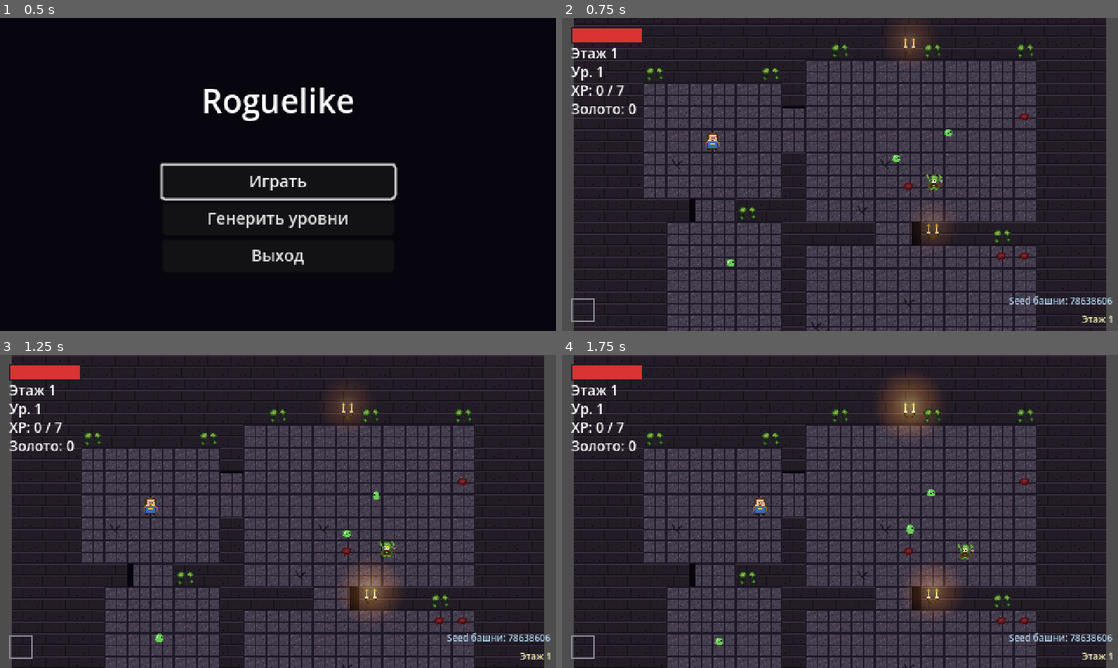
Above: before the commit, frames 1-4 (two rows, left to right).
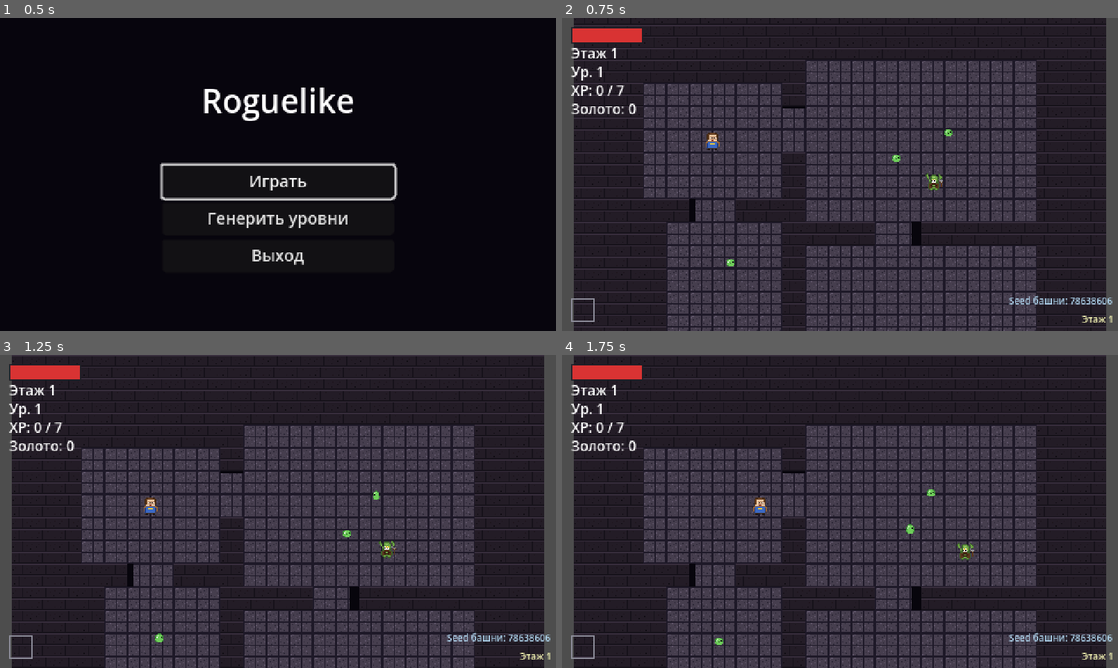
Above: after the commit, the same moments.

Repository: slartus/roguelike-game
Game: Godot game, scene res://scenes/ui/title_screen.tscn
Two runs of this game, one before a commit and one after it. Both use one fixed random seed, a clock stepped at 60 frames per second and the inputs below.
Inputs (mouse positions are in pixels of both pictures, inside the frame that each line leads up to):
- Up to frame 1 (0.5 s): no input
- Up to frame 2 (0.75 s): click "Играть" at 0.5 s
- Up to frame 3 (1.25 s): no input
- Up to frame 4 (1.75 s): tap Enter (ui_accept) at 1.25, 1.52 s; move the mouse to (962, 495) at 1.27 s; press the mouse at (962, 495) at 1.28 s; hold D (move_right) from 1.28 s (still down)

Frame 1 is identical in both runs. In frame 2, 1.4% of the frame differs, in the area x 15-85%, y 1-100%; in frame 3, 2.3%; in frame 4, 3.0%, in the area x 15-85%, y 7-100%.

Commit message:
feat(dungeon): add themed decor for tower room roles
Milestone 3 плана tower_floor_generation. Новый helper DecorProfiles:
decor_profile_for_room(role, zone) возвращает {floor: [...], wall: [...]}
со списком разрешённых типов декора. floor.gd теперь читает layout
room_infos, определяет к какой комнате принадлежит tile, и берёт
профиль этой комнаты.

Ключевой инвариант: в верхних зонах (tower_top / residential /
technical) cave-only декор (mold/crack/blood/candle/bones/rubble)
фильтруется через _strip_cave_only. Даже ruined_room в tower_top
не выдаст мох — жилые этажи больше не выглядят как пещеры.

Real спрайты пока только для cave-декора; residential/technical
профили существуют как контракт под будущие ассеты.

test_floor_decor обновлён на deep floor 16 (basement, где cave-декор
разрешён). Новый test_floor_decor_zones — integration проверка что
tower_top/residential/technical не получают cave-декор, а basement/
caves — получают.

Co-Authored-By: Claude Opus 4.7 (1M context) <noreply@anthropic.com>

Diff:
--- /dev/null
+++ b/scenes/dungeon/decor_profiles.gd
@@ -0,0 +1,123 @@
+class_name DecorProfiles
+extends RefCounted
+
+# Тематические профили декора по (role, zone). Профиль возвращает
+# Dictionary с массивами разрешённых типов декора для стен и пола.
+# Floor.gd читает `layout.zone` и `room_infos[i].role`, находит tile
+# внутри room'а и берёт профиль этой комнаты — если tile вне комнат
+# (в коридоре / промежутке между rooms) → берётся zone-level профиль.
+#
+# Ключевой инвариант v1: cave/mold/crack/blood/candle style ограничен
+# нижними зонами (lower_tower/basement/caves) и разрушенными ролями
+# (ruined_room, cave_chamber). Верхние зоны (tower_top/residential/
+# technical) не используют cave-only декор — иначе жилые этажи
+# ощущаются как пещеры уже с floor 1.
+
+# --- Типы декора (стабильные строки для контракта) --------------------------
+const DECOR_MOLD := "mold"
+const DECOR_CRACK := "crack"
+const DECOR_BLOOD := "blood"
+const DECOR_CANDLE := "candle"
+# Placeholder'ы для верхних зон — фактических спрайтов пока нет,
+# floor.gd может просто пропустить их или отрисовать простой цветной
+# Polygon2D. Важно, что они существуют в контракте, чтобы docs и тесты
+# могли на них смотреть.
+const DECOR_BED := "bed"
+const DECOR_WARDROBE := "wardrobe"
+const DECOR_SMALL_TABLE := "small_table"
+const DECOR_BOOKSHELF := "bookshelf"
+const DECOR_RUG := "rug"
+const DECOR_CHAIR := "chair"
+const DECOR_CABINET := "cabinet"
+const DECOR_PIPE := "pipe"
+const DECOR_VALVE := "valve"
+const DECOR_VENT := "vent"
+const DECOR_SWITCH_BOX := "switch_box"
+const DECOR_BOILER := "boiler"
+const DECOR_MACHINE_BLOCK := "machine_block"
+const DECOR_CABLE_BUNDLE := "cable_bundle"
+const DECOR_CRATE := "crate"
+const DECOR_BARREL := "barrel"
+const DECOR_SACK := "sack"
+const DECOR_SHELF := "shelf"
+const DECOR_BROKEN_FURNITURE := "broken_furniture"
+const DECOR_BONES := "bones"
+const DECOR_STONE_RUBBLE := "stone_rubble"
+
+# Все cave-only типы. Они запрещены в верхних зонах.
+const CAVE_ONLY_DECOR := [DECOR_MOLD, DECOR_CRACK, DECOR_BLOOD, DECOR_CANDLE, DECOR_BONES, DECOR_STONE_RUBBLE]
+# Верхние зоны — в них cave-only декор запрещён даже если роль (например
+# ruined_room в tower_top) технически бы его предлагала. Ключевой
+# инвариант M3: жилые/технические этажи не выглядят как пещеры.
+const NO_CAVE_ZONES := ["tower_top", "residential", "technical"]
+
+# --- Профили по ролям -----------------------------------------------------
+# floor: типы декора, ставящиеся на пол.
+# wall: типы декора, ставящиеся на стены.
+const ROLE_PROFILES := {
+	"bedroom": {"floor": [DECOR_RUG, DECOR_SMALL_TABLE], "wall": [DECOR_BED, DECOR_WARDROBE]},
+	"living_room": {"floor": [DECOR_RUG, DECOR_SMALL_TABLE, DECOR_CHAIR], "wall": [DECOR_CABINET, DECOR_BOOKSHELF]},
+	"kitchen": {"floor": [DECOR_SMALL_TABLE, DECOR_CHAIR], "wall": [DECOR_CABINET, DECOR_SHELF]},
+	"study": {"floor": [DECOR_SMALL_TABLE, DECOR_CHAIR], "wall": [DECOR_BOOKSHELF, DECOR_CABINET]},
+	"small_room": {"floor": [DECOR_CHAIR], "wall": [DECOR_CABINET]},
+	"storage": {"floor": [DECOR_CRATE, DECOR_BARREL, DECOR_SACK], "wall": [DECOR_SHELF]},
+	"warehouse": {"floor": [DECOR_CRATE, DECOR_BARREL], "wall": [DECOR_SHELF]},
+	"machine_room": {"floor": [DECOR_MACHINE_BLOCK, DECOR_VALVE], "wall": [DECOR_PIPE, DECOR_CABLE_BUNDLE]},
+	"boiler_room": {"floor": [DECOR_BOILER, DECOR_VALVE], "wall": [DECOR_PIPE, DECOR_VENT]},
+	"switch_room": {"floor": [DECOR_SWITCH_BOX], "wall": [DECOR_CABLE_BUNDLE, DECOR_VENT]},
+	"corridor": {"floor": [], "wall": [DECOR_PIPE, DECOR_VENT]},
+	"basement_cell": {"floor": [DECOR_CRACK, DECOR_STONE_RUBBLE], "wall": [DECOR_MOLD, DECOR_CANDLE]},
+	"ruined_room": {"floor": [DECOR_CRACK, DECOR_BROKEN_FURNITURE, DECOR_STONE_RUBBLE], "wall": [DECOR_MOLD, DECOR_CANDLE]},
+	"cave_chamber": {"floor": [DECOR_CRACK, DECOR_STONE_RUBBLE, DECOR_BONES, DECOR_BLOOD], "wall": [DECOR_MOLD]},
+	"treasure_room": {"floor": [DECOR_CRATE, DECOR_RUG], "wall": [DECOR_CANDLE, DECOR_SHELF]},
+	"entrance": {"floor": [], "wall": []},
+	"exit_core": {"floor": [], "wall": []},
+	"boss_arena": {"floor": [], "wall": []},
+}
+
+# Fallback для комнаты без явного профиля — берём zone-level.
+const ZONE_FALLBACK_PROFILES := {
+	"tower_top": {"floor": [], "wall": []},
+	"residential": {"floor": [], "wall": []},
+	"technical": {"floor": [], "wall": [DECOR_PIPE]},
+	"lower_tower": {"floor": [DECOR_CRACK], "wall": [DECOR_MOLD]},
+	"basement": {"floor": [DECOR_CRACK, DECOR_STONE_RUBBLE], "wall": [DECOR_MOLD, DECOR_CANDLE]},
+	"caves": {"floor": [DECOR_CRACK, DECOR_STONE_RUBBLE, DECOR_BLOOD], "wall": [DECOR_MOLD]},
+}
+
+# --- API -------------------------------------------------------------------
+
+static func decor_profile_for_room(role: String, zone: String) -> Dictionary:
+	# Явный role profile приоритетнее zone fallback. Ruined_room и
+	# т.п. cave-содержащие роли могут попасть в верхние зоны из ZONE_ROLE_POOL —
+	# в этом случае фильтруем cave-only декор, иначе жилой этаж внезапно
+	# покроется мхом и трещинами.
+	var raw: Dictionary = ROLE_PROFILES.get(role, ZONE_FALLBACK_PROFILES.get(zone, {"floor": [], "wall": []}))
+	if not NO_CAVE_ZONES.has(zone):
+		return raw
+	return _strip_cave_only(raw)
+
+static func _strip_cave_only(profile: Dictionary) -> Dictionary:
+	var stripped := {"floor": [], "wall": []}
+	for decor in profile.get("floor", []):
+		if not CAVE_ONLY_DECOR.has(decor):
+			stripped.floor.append(decor)
+	for decor in profile.get("wall", []):
+		if not CAVE_ONLY_DECOR.has(decor):
+			stripped.wall.append(decor)
+	return stripped
+
+# Fallback для tile вне rooms (коридоры, промежутки между комнатами):
+# берём zone-level профиль без role-специфики.
+static func decor_profile_for_zone(zone: String) -> Dictionary:
+	return ZONE_FALLBACK_PROFILES.get(zone, {"floor": [], "wall": []})
+
+# Проверка что декор допустим в данной комнате: используется в тестах
+# и integration-фильтре floor.gd, чтобы cave-only не проскочил в
+# residential.
+static func is_decor_allowed_in_room(decor_type: String, role: String, zone: String) -> bool:
+	var profile := decor_profile_for_room(role, zone)
+	var all_allowed: Array = []
+	all_allowed.append_array(profile.get("floor", []))
+	all_allowed.append_array(profile.get("wall", []))
+	return all_allowed.has(decor_type)
--- a/scenes/dungeon/floor.gd
+++ b/scenes/dungeon/floor.gd
@@ -206,8 +206,16 @@
 
 func _place_decor(seed_value: int) -> void:
 	# Декор — чисто визуальные Sprite2D без коллизии. Раскладывается
-	# детерминированно по seed этажа: тот же tower_seed → та же плесень
-	# и те же канделябры при повторном забеге.
+	# детерминированно по seed этажа: тот же tower_seed → тот же декор
+	# при повторном забеге.
+	#
+	# Начиная с M3 tower_floor_generation: тип декора зависит от
+	# профиля комнаты (RoomRoles / DecorProfiles). Cave-only mold/crack/
+	# blood/candle ставятся только в тех комнатах и зонах, где их
+	# разрешает профиль — верхние этажи (residential/technical) их
+	# больше не показывают, иначе жилые уровни ощущаются как пещеры.
+	# Реальных спрайтов для residential/technical пока нет — эти типы
+	# в профилях остаются как контракт, но floor.gd их не рисует.
 	var rng := RandomNumberGenerator.new()
 	rng.seed = seed_value * 31 + 7
 	var bounds := layout.floor_bounds
@@ -216,6 +224,9 @@
 	for row in rows:
 		for col in cols:
 			var tile_center := Vector2i(col * TILE_SIZE + TILE_SIZE / 2, row * TILE_SIZE + TILE_SIZE / 2)
+			var profile := _decor_profile_at(tile_center)
+			var wall_types: Array = profile.get("wall", [])
+			var floor_types: Array = profile.get("floor", [])
 			if _is_wall_at(tile_center):
 				# Настенный декор ставим только на стены, обращённые
 				# «лицом» в комнату — тайл сверху с полом ниже.
@@ -226,16 +237,28 @@
 				if not below_is_floor:
 					continue
 				var roll := rng.randf()
-				if roll < CANDLE_CHANCE:
+				if wall_types.has(DecorProfiles.DECOR_CANDLE) and roll < CANDLE_CHANCE:
 					_spawn_candle(Vector2(tile_center) + Vector2(0, -1))
-				elif roll < CANDLE_CHANCE + MOLD_CHANCE:
+				elif wall_types.has(DecorProfiles.DECOR_MOLD) and roll < CANDLE_CHANCE + MOLD_CHANCE:
 					_spawn_decor(MOLD_TEXTURE, Vector2(tile_center) + Vector2(0, 2))
 			else:
 				var roll := rng.randf()
-				if roll < CRACK_CHANCE:
+				if floor_types.has(DecorProfiles.DECOR_CRACK) and roll < CRACK_CHANCE:
 					_spawn_decor(FLOOR_CRACK_TEXTURE, Vector2(tile_center))
-				elif roll < CRACK_CHANCE + BLOOD_CHANCE:
+				elif floor_types.has(DecorProfiles.DECOR_BLOOD) and roll < CRACK_CHANCE + BLOOD_CHANCE:
 					_spawn_decor(FLOOR_BLOOD_TEXTURE, Vector2(tile_center))
+
+func _decor_profile_at(tile_center: Vector2i) -> Dictionary:
+	# Ищем комнату, содержащую tile. Если нашли — используем её role
+	# profile (M3 room-aware декор). Иначе (коридоры, промежутки) —
+	# берём zone-fallback профиль.
+	if layout.room_infos.is_empty():
+		return DecorProfiles.decor_profile_for_zone(layout.zone)
+	for info in layout.room_infos:
+		var room: Rect2i = layout.rooms[info.room_index]
+		if room.has_point(tile_center):
+			return DecorProfiles.decor_profile_for_room(info.role, info.zone)
+	return DecorProfiles.decor_profile_for_zone(layout.zone)
 
 func _spawn_decor(texture: Texture2D, at: Vector2) -> void:
 	var sprite := Sprite2D.new()
--- /dev/null
+++ b/test/unit/test_decor_profiles.gd
@@ -0,0 +1,115 @@
+extends GutTest
+
+# DecorProfiles v1:
+# - decor_profile_for_room по role/zone возвращает correct floor/wall списки;
+# - cave-only декор (mold/crack/blood/candle/bones/stone_rubble) не
+#   допускается в верхних зонах (residential/technical/tower_top);
+# - fallback на zone-профиль когда role не в ROLE_PROFILES;
+# - в нижних зонах cave декор разрешён.
+
+func test_bedroom_profile_uses_residential_decor() -> void:
+	var profile := DecorProfiles.decor_profile_for_room("bedroom", "residential")
+	var all_types: Array = []
+	all_types.append_array(profile.floor)
+	all_types.append_array(profile.wall)
+	# Ключевые residential предметы должны быть.
+	assert_true(all_types.has(DecorProfiles.DECOR_BED),
+		"bedroom должен содержать bed")
+	# И cave-only не должно быть.
+	for cave_decor in DecorProfiles.CAVE_ONLY_DECOR:
+		assert_false(all_types.has(cave_decor),
+			"bedroom НЕ должен содержать cave-only декор %s" % cave_decor)
+
+func test_machine_room_profile_uses_technical_decor() -> void:
+	var profile := DecorProfiles.decor_profile_for_room("machine_room", "technical")
+	var all_types: Array = []
+	all_types.append_array(profile.floor)
+	all_types.append_array(profile.wall)
+	assert_true(all_types.has(DecorProfiles.DECOR_MACHINE_BLOCK) or all_types.has(DecorProfiles.DECOR_PIPE),
+		"machine_room должен содержать pipe или machine_block")
+	for cave_decor in DecorProfiles.CAVE_ONLY_DECOR:
+		assert_false(all_types.has(cave_decor),
+			"machine_room НЕ должен содержать cave-only декор %s" % cave_decor)
+
+func test_cave_chamber_profile_allows_cave_decor() -> void:
+	var profile := DecorProfiles.decor_profile_for_room("cave_chamber", "caves")
+	var all_types: Array = []
+	all_types.append_array(profile.floor)
+	all_types.append_array(profile.wall)
+	# В cave-chamber хотя бы один тип из cave-only набора должен быть —
+	# иначе визуал пещеры теряется.
+	var has_cave := false
+	for cave_decor in DecorProfiles.CAVE_ONLY_DECOR:
+		if all_types.has(cave_decor):
+			has_cave = true
+			break
+	assert_true(has_cave, "cave_chamber должен использовать cave-декор")
+
+func test_residential_zone_fallback_has_no_cave_decor() -> void:
+	# Комната неизвестной роли в residential zone → zone fallback.
+	# Он не должен предлагать mold/crack/candle.
+	var profile := DecorProfiles.decor_profile_for_zone("residential")
+	var all_types: Array = []
+	all_types.append_array(profile.floor)
+	all_types.append_array(profile.wall)
+	for cave_decor in DecorProfiles.CAVE_ONLY_DECOR:
+		assert_false(all_types.has(cave_decor),
+			"residential zone fallback НЕ должен содержать %s" % cave_decor)
+
+func test_tower_top_zone_fallback_has_no_cave_decor() -> void:
+	var profile := DecorProfiles.decor_profile_for_zone("tower_top")
+	var all_types: Array = []
+	all_types.append_array(profile.floor)
+	all_types.append_array(profile.wall)
+	for cave_decor in DecorProfiles.CAVE_ONLY_DECOR:
+		assert_false(all_types.has(cave_decor),
+			"tower_top zone fallback НЕ должен содержать %s" % cave_decor)
+
+func test_caves_zone_fallback_allows_cave_decor() -> void:
+	var profile := DecorProfiles.decor_profile_for_zone("caves")
+	var all_types: Array = []
+	all_types.append_array(profile.floor)
+	all_types.append_array(profile.wall)
+	var has_cave := false
+	for cave_decor in DecorProfiles.CAVE_ONLY_DECOR:
+		if all_types.has(cave_decor):
+			has_cave = true
+			break
+	assert_true(has_cave, "caves zone fallback должен предлагать cave декор")
+
+func test_unknown_role_falls_back_to_zone_profile() -> void:
+	# Не зарегистрированная роль в residential zone → zone fallback,
+	# не пустой хардкод.
+	var profile := DecorProfiles.decor_profile_for_room("nonexistent_role", "residential")
+	var fallback := DecorProfiles.decor_profile_for_zone("residential")
+	assert_eq(profile.floor, fallback.floor)
+	assert_eq(profile.wall, fallback.wall)
+
+func test_is_decor_allowed_positive_case() -> void:
+	assert_true(DecorProfiles.is_decor_allowed_in_room(
+		DecorProfiles.DECOR_BED, "bedroom", "residential"),
+		"bed разрешён в bedroom")
+
+func test_is_decor_allowed_negative_case_cave_in_residential() -> void:
+	assert_false(DecorProfiles.is_decor_allowed_in_room(
+		DecorProfiles.DECOR_MOLD, "bedroom", "residential"),
+		"mold НЕ разрешён в bedroom (residential)")
+
+func test_entrance_and_exit_have_empty_profiles() -> void:
+	# Регресс: у выхода/входа декор пустой, чтобы не блокировать критические
+	# точки start/exit визуально.
+	var entrance := DecorProfiles.decor_profile_for_room("entrance", "residential")
+	var exit_core := DecorProfiles.decor_profile_for_room("exit_core", "residential")
+	assert_true(entrance.floor.is_empty() and entrance.wall.is_empty(),
+		"entrance профиль пустой")
+	assert_true(exit_core.floor.is_empty() and exit_core.wall.is_empty(),
+		"exit_core профиль пустой")
+
+func test_treasure_room_profile_hints_at_loot() -> void:
+	# treasure_room должен визуально отличаться — минимум наличие crate/candle.
+	var profile := DecorProfiles.decor_profile_for_room("treasure_room", "residential")
+	var all_types: Array = []
+	all_types.append_array(profile.floor)
+	all_types.append_array(profile.wall)
+	assert_true(all_types.has(DecorProfiles.DECOR_CRATE) or all_types.has(DecorProfiles.DECOR_CANDLE),
+		"treasure_room должен визуально сигналить о сокровищах")
--- a/test/unit/test_floor_decor.gd
+++ b/test/unit/test_floor_decor.gd
@@ -2,8 +2,16 @@
 
 # Декор пола/стен (плесень, канделябры, трещины, кровяные пятна)
 # добавляется в отдельный узел DecorRoot как Sprite2D без коллизии.
+#
+# С M3 tower_floor_generation: cave-декор ставится только там, где
+# зона/роль его разрешает. Тесты используют глубокие этажи (basement
+# zone, floor 15) — на них mold/crack/candle обязаны появляться.
+# Верхние residential/technical этажи — под тем же декор-путём, но
+# профиль пустой, поэтому декор не спавнится (см. test_decor_profiles.gd
+# и test_floor_decor_zones.gd).
+#
 # Контракт:
-# 1. на достаточно большом этаже хотя бы один декор появляется;
+# 1. на deep этаже хотя бы один cave-декор появляется;
 # 2. размещение детерминировано от seed — тот же tower_seed / floor
 #    даёт то же самое расположение;
 # 3. декор не пересекается с проходимой геометрией: floor-декали лежат
@@ -44,17 +52,17 @@
 	items.sort()
 	return items
 
-func test_decor_root_exists_and_populates_for_typical_floor() -> void:
-	# На типичном 4-м этаже (footprint 460×320, много стен, много пола)
-	# что-нибудь из декора обязано выпасть — иначе feature мёртвая.
-	var floor_node := _instantiate_floor(123456, 4)
+func test_decor_root_exists_and_populates_for_deep_floor() -> void:
+	# Basement zone (floor 15-18) — mold/candle/crack разрешены.
+	# Взято floor 16 чтобы точно попасть в basement, не boss.
+	var floor_node := _instantiate_floor(123456, 16)
 	assert_gt(_decor_root(floor_node).get_child_count(), 0,
-		"на среднем этаже должен быть хотя бы один декор")
+		"на deep этаже (basement) должен быть хотя бы один декор")
 
 func test_decor_placement_is_deterministic_for_same_seed() -> void:
-	var floor_a := _instantiate_floor(987654, 3)
+	var floor_a := _instantiate_floor(987654, 16)
 	var sig_a := _decor_signature(floor_a)
-	var floor_b := _instantiate_floor(987654, 3)
+	var floor_b := _instantiate_floor(987654, 16)
 	var sig_b := _decor_signature(floor_b)
 	assert_eq(sig_a, sig_b,
 		"один и тот же seed должен давать одинаковую раскладку декора")
@@ -62,8 +70,8 @@
 func test_decor_differs_between_seeds() -> void:
 	# Разные seed'ы должны давать хотя бы немного разную раскладку —
 	# иначе декор ощущается статичным.
-	var floor_a := _instantiate_floor(111, 4)
-	var floor_b := _instantiate_floor(222, 4)
+	var floor_a := _instantiate_floor(111, 16)
+	var floor_b := _instantiate_floor(222, 16)
 	assert_ne(_decor_signature(floor_a), _decor_signature(floor_b),
 		"разные seed'ы должны давать разные раскладки декора")
 
@@ -71,7 +79,7 @@
 	# Floor 4 — обычный этаж с достаточным числом candidate-тайлов;
 	# boss-этаж (кратный 5) даёт слишком мало стен «в комнату», и
 	# whitelist прошёл бы вакуумно на пустом наборе декалей.
-	var floor_node := _instantiate_floor(42, 4)
+	var floor_node := _instantiate_floor(42, 16)
 	var expected := [
 		MoldTexture, CandleTexture, CrackTexture, BloodTexture,
 	]
--- /dev/null
+++ b/test/unit/test_floor_decor_zones.gd
@@ -0,0 +1,65 @@
+extends GutTest
+
+# Integration регресс: verhние зоны (tower_top/residential/technical)
+# не должны использовать cave-only декор (mold/candle/crack/blood) как
+# основной профиль. Это ключевой acceptance M3 tower_floor_generation:
+# «верхние/жилые этажи визуально перестают выглядеть как пещеры».
+
+const FloorScene = preload("res://scenes/dungeon/floor.tscn")
+const MoldTexture = preload("res://assets/sprites/environment/mold.png")
+const CandleTexture = preload("res://assets/sprites/environment/candle.png")
+const CrackTexture = preload("res://assets/sprites/environment/floor_crack.png")
+const BloodTexture = preload("res://assets/sprites/environment/floor_blood.png")
+
+const CAVE_TEXTURES := [MoldTexture, CandleTexture, CrackTexture, BloodTexture]
+
+func _instantiate_floor(tower_seed: int, floor_number: int) -> Node2D:
+	GameState.tower_seed = tower_seed
+	GameState.current_floor_number = floor_number
+	var floor_node: Node2D = FloorScene.instantiate()
+	add_child_autofree(floor_node)
+	return floor_node
+
+func _count_cave_decor(floor_node: Node2D) -> int:
+	var decor_root: Node2D = floor_node.get_node("DecorRoot")
+	var count := 0
+	for child in decor_root.get_children():
+		if child is Sprite2D and CAVE_TEXTURES.has(child.texture):
+			count += 1
+		# candle.tscn — сложная сцена, не Sprite2D. Проверяем по имени.
+		if child.scene_file_path.ends_with("candle.tscn"):
+			count += 1
+	return count
+
+func test_tower_top_floor_has_no_cave_decor() -> void:
+	# Floor 1 → tower_top zone. Cave-декор запрещён.
+	var floor_node := _instantiate_floor(4242, 1)
+	assert_eq(_count_cave_decor(floor_node), 0,
+		"floor 1 (tower_top) НЕ должен иметь mold/candle/crack/blood")
+
+func test_residential_floor_has_no_cave_decor() -> void:
+	# Floor 4 → residential zone.
+	var floor_node := _instantiate_floor(4243, 4)
+	assert_eq(_count_cave_decor(floor_node), 0,
+		"floor 4 (residential) НЕ должен иметь cave-декор")
+
+func test_technical_floor_has_at_most_minimal_cave_decor() -> void:
+	# Technical zone разрешает pipe в стенах через fallback, но всё ещё
+	# не разрешает mold/candle/crack/blood как основной профиль.
+	var floor_node := _instantiate_floor(4244, 8)
+	assert_eq(_count_cave_decor(floor_node), 0,
+		"floor 8 (technical) НЕ должен иметь cave-only декор")
+
+func test_basement_floor_can_have_cave_decor() -> void:
+	# Floor 16 → basement zone, cave-декор разрешён.
+	var floor_node := _instantiate_floor(4245, 16)
+	# basement zone имеет mold/candle в wall fallback, mold/crack на floor.
+	# С seed 4245 хотя бы что-то должно выпасть.
+	assert_gt(_count_cave_decor(floor_node), 0,
+		"floor 16 (basement) может использовать mold/candle/crack")
+
+func test_caves_floor_uses_cave_decor() -> void:
+	# Floor 20 → caves zone. Cave-декор — основной.
+	var floor_node := _instantiate_floor(4246, 20)
+	assert_gt(_count_cave_decor(floor_node), 0,
+		"floor 20 (caves) должен активно использовать cave-декор")
Not shown, added: scenes/dungeon/decor_profiles.gd.uid
Not shown, added: test/unit/test_decor_profiles.gd.uid
Not shown, added: test/unit/test_floor_decor_zones.gd.uid
Not shown, changed: docs/gamedesign/dungeon.md
